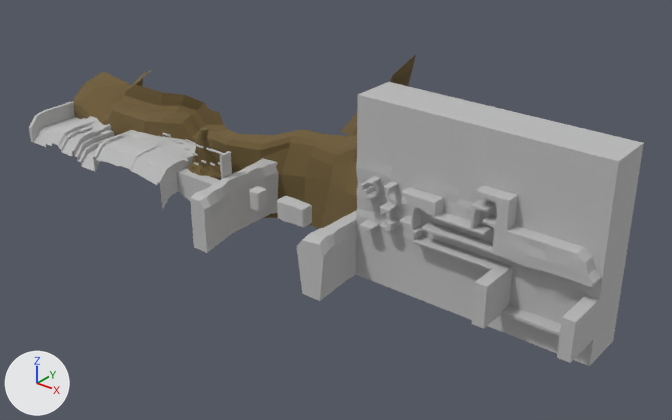
One commit to the OBJ model Game Models/World/Area 1.obj: the scene before it, then after it.
Rendered twice from a camera (50 mm lens) standing at (60.0, -477.0, 456.0) and looking at (-347.0, 32.0, 140.0). Every picture has the same lights, and +X, +Y and +Z are marked at lower left. Where no turn or scale is listed for an object, it has been applied to the vertices.

Before the edit, the objects in view are built like this:
```python
me_area_1 = bpy.data.meshes.new('Area 1')
me_area_1.from_pydata(...)  # 2269 vertices, 2077 faces; spans x -664.0..-119.0, y -41.0..102.0, z 104.0..269.0
# faces by material slot: [1902, 175]
me_area_1.materials.append(mat_initialshadinggroup)  # grey #bcbcbc
me_area_1.materials.append(mat_lambert2sg)  # brown #6f5d38
ob_area_1 = bpy.data.objects.new('Area 1', me_area_1)
ob_area_1.location = (0.0, 0.0, 0.0)
```
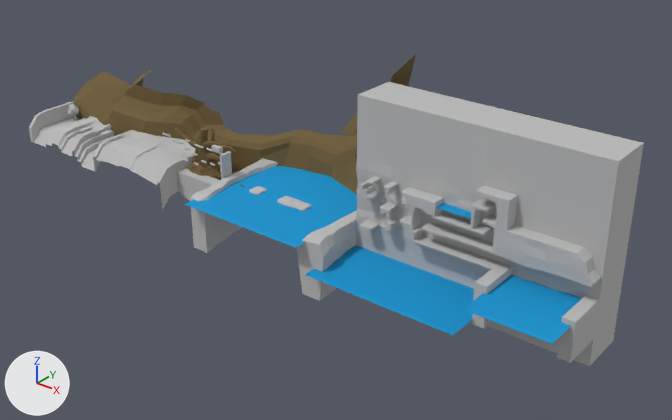
The newer file is also rescaled (x1.91), turned or shifted as a whole; pictures and numbers use the older file's frame.

Pixel boxes (x1, y1, x2, y2) of what changed, in the pictures (672 x 420 px):
part 1 of me_area_1, added
    after: (165, 128, 626, 344)

Patch to the scene script:
```diff
--- a/Game Models/World/Area 1.obj.py
+++ b/Game Models/World/Area 1.obj.py
@@ mat_lambert7sg @@
+mat_lambert7sg = principled_material('lambert7SG')
+mat_lambert7sg.base_color = (0.27, 0.0, 0.27)  # purple #8e008e
+mat_lambert7sg.roughness = 1.0
@@ mat_lambert4sg @@
+mat_lambert4sg = principled_material('lambert4SG')
+mat_lambert4sg.base_color = (0.0, 0.3, 0.64)  # cyan #0095d1
+mat_lambert4sg.roughness = 1.0
@@ me_area_1 @@
 # used by ob_area_1; location = (0.0, 0.0, 0.0)
-me_area_1.from_pydata(...)  # 2269 vertices, 2077 faces; spans x -664.0..-119.0, y -41.0..102.0, z 104.0..269.0
+me_area_1.from_pydata(...)  # 4876 vertices, 4727 faces; spans x -664.0..-119.0, y -52.0..102.0, z 104.0..269.0
+# me_area_1 part 1: 1482 vertices added at x -502.0..-122.0, y -52.0..72.0, z 134.0..190.0
 me_area_1.materials.append(mat_initialshadinggroup)
 me_area_1.materials.append(mat_lambert2sg)
+me_area_1.materials.append(mat_lambert7sg)  # purple #8e008e
+me_area_1.materials.append(mat_lambert4sg)  # cyan #0095d1
```
